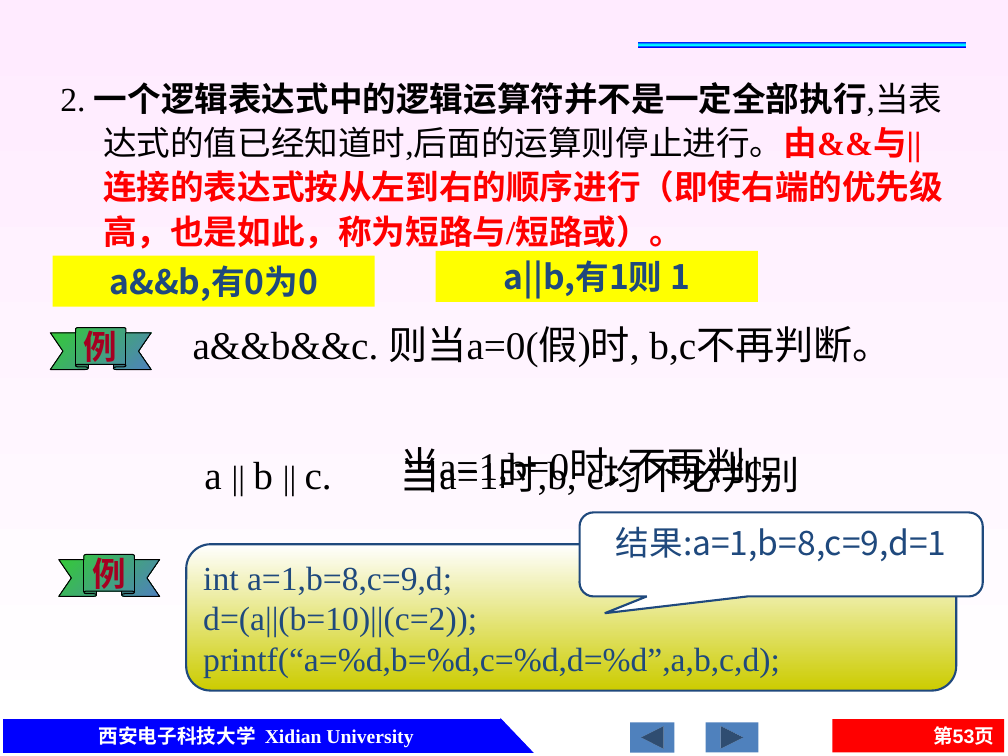
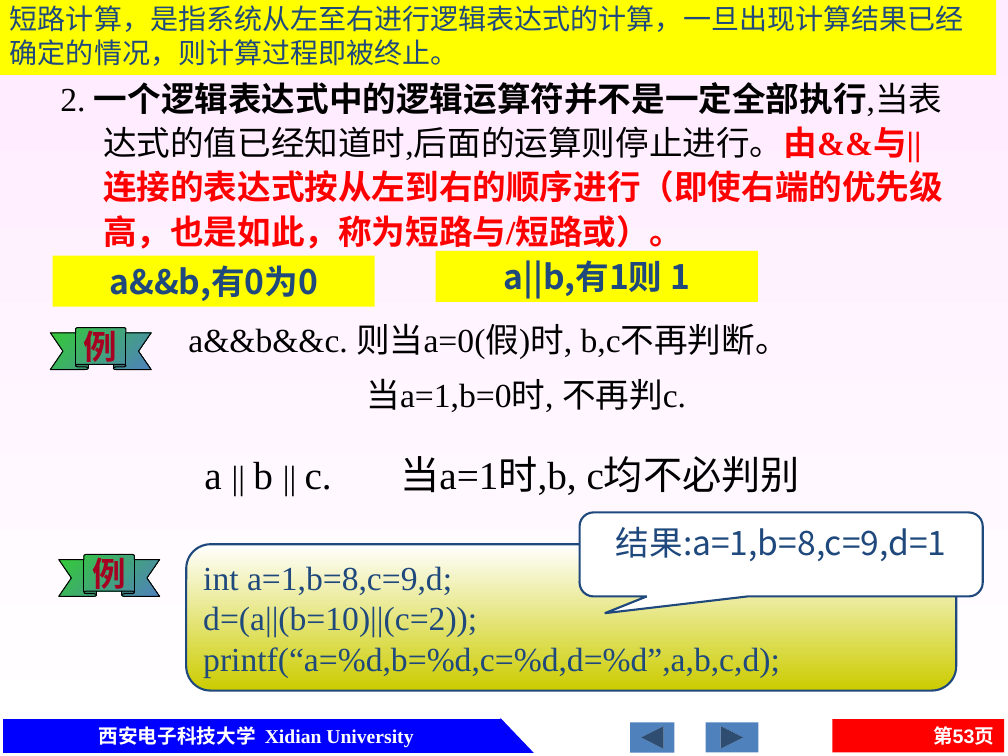
Before and after one commit to jtrfid/C-Repositories, a slide deck: slide 53 of 2016/C语言/课件/第2章 C的基本数据类型及运算.pptx. Drawn at 1008x756 pixels with LibreOffice and Linux fonts; fonts in the diff are those of the drawing. Boxes give left, top, right and bottom in pixels: in the first picture for what was removed or moved away, otherwise in the second. Text is boxed around its words. In the diff, an @@ line names an element or a change of style, - is before the commit and + after.

Commit message:
短路计算

```diff
--- a/2016/C语言/课件/第2章 C的基本数据类型及运算.pptx
+++ b/2016/C语言/课件/第2章 C的基本数据类型及运算.pptx
@@ rectangle added at (0, 0, 996, 75), fill #FFFF00, 20 pt, text #1F497D @@
+短路计算，是指系统从左至右进行逻辑表达式的计算，一旦出现计算结果已经确定的情况，则计算过程即被终止。
@@ rectangle removed at (638, 42, 966, 48) @@
@@ text "a&&b&&c. 则当a=0(假)时, b,c不再判断。" at (188, 323, 789, 412): size 28 to 24 pt @@
```
